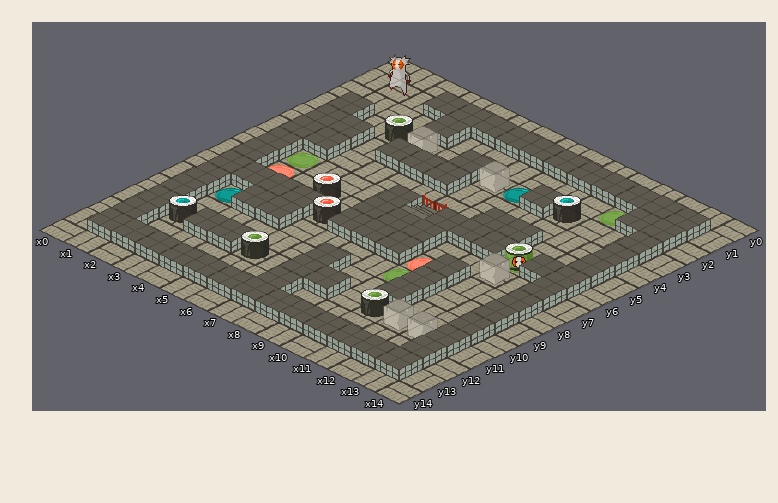
Tiled map -- game/data/levels/t2/lvl01.tmx. Above: the version before the commit.
Cells are 56x27 px. Isometric: x runs down to the right, y down to the left. Shown: x 0..14, y 0..14. Tiles whose own drawing changed are shown in their newer look in all pictures.
New version:
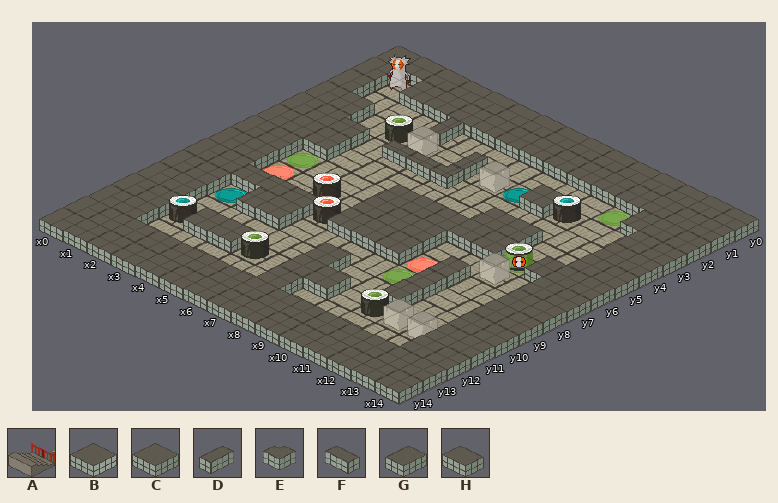
Key: from "tatami": A 13 "stairs_close_up", B 20 "wall", C 54, D 59, E 60, F 64, G 77, H 78.
_ is an empty cell.
What changed:
Layer "game":
Tile A becomes tile C in row 6 at x 7.
Tile B becomes tile C in row 1 at x 3 to 13; in row 2 at x 13; in row 3 at x 1, 9 and 13; in row 4 at x 1 and 13; in row 5 at x 1 to 2, 10 and 13; in row 6 at x 1, 6, 8, 10 and 13.
Tile B becomes tile C in row 7 at x 1, 7 to 8 and 13; in row 8 at x 1, 8 and 13; in row 9 at x 1, 4 and 13; in row 10 at x 1, 7 and 13; in row 11 at x 1, 3 to 4, 7 to 8 and 13; in row 12 at x 1, 7 and 13.
Tile B becomes tile C in row 13 at x 1 to 13.
The author put tile C in row 0 at x 0 to 14; in row 1 at x 0, 2 and 14; in rows 2 to 13 at x 0 and 14; in row 14 at x 0 to 14.
Tile B becomes tile D in row 2 at x 4; in row 3 at x 6.
Tile B becomes tile E in row 4 at x 6.
Tile B becomes tile F in row 4 at x 4 to 5.
Tile B becomes tile G in row 2 at x 12; in row 6 at x 12; in row 8 at x 10; in row 9 at x 3 and 10; in row 10 at x 10.
Tile B becomes tile H in row 4 at x 2; in row 8 at x 2 to 4.
Changed places in both pictures, as pixel boxes (x1, y1, x2, y2):
changed: (39, 46, 759, 403)
